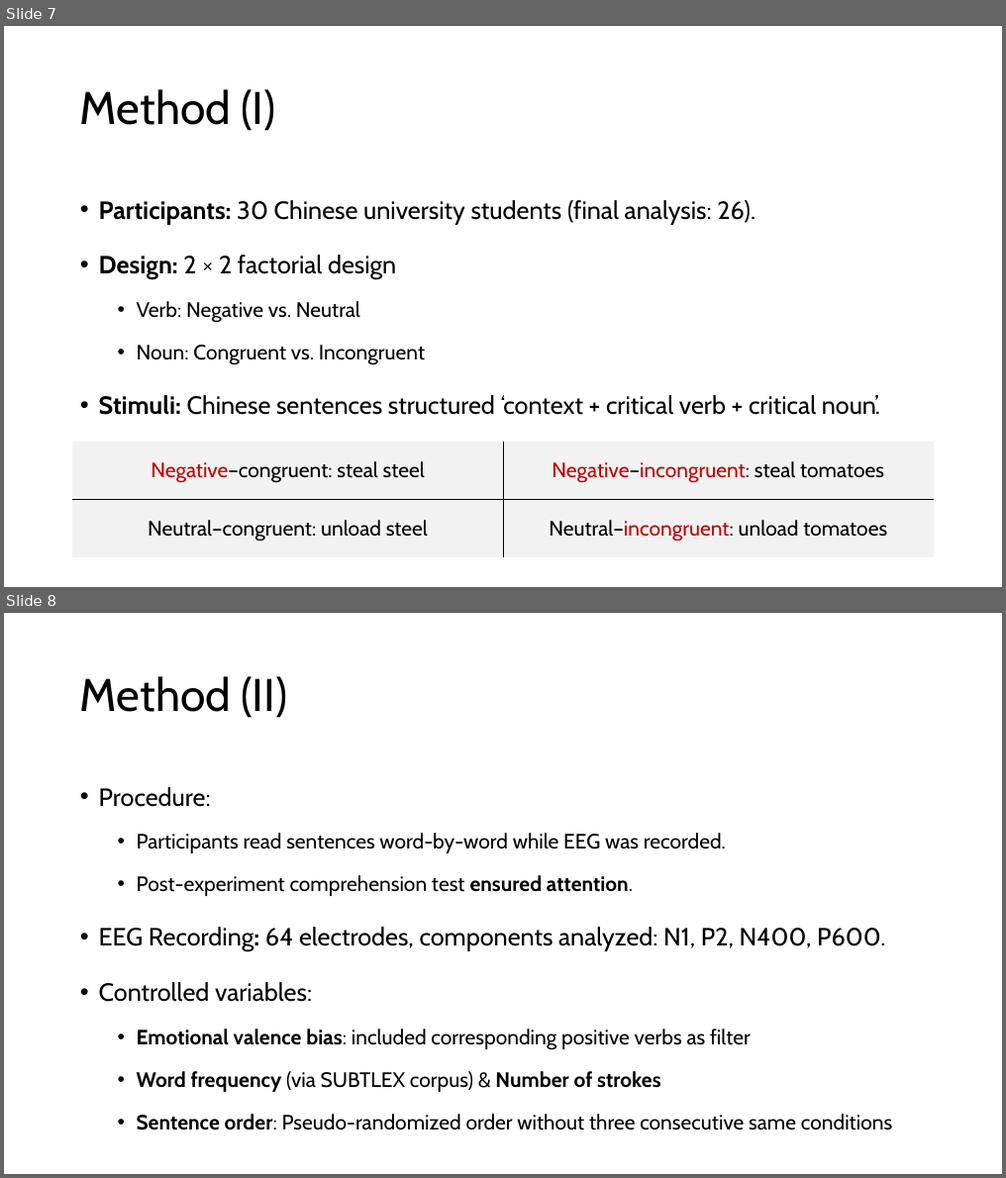
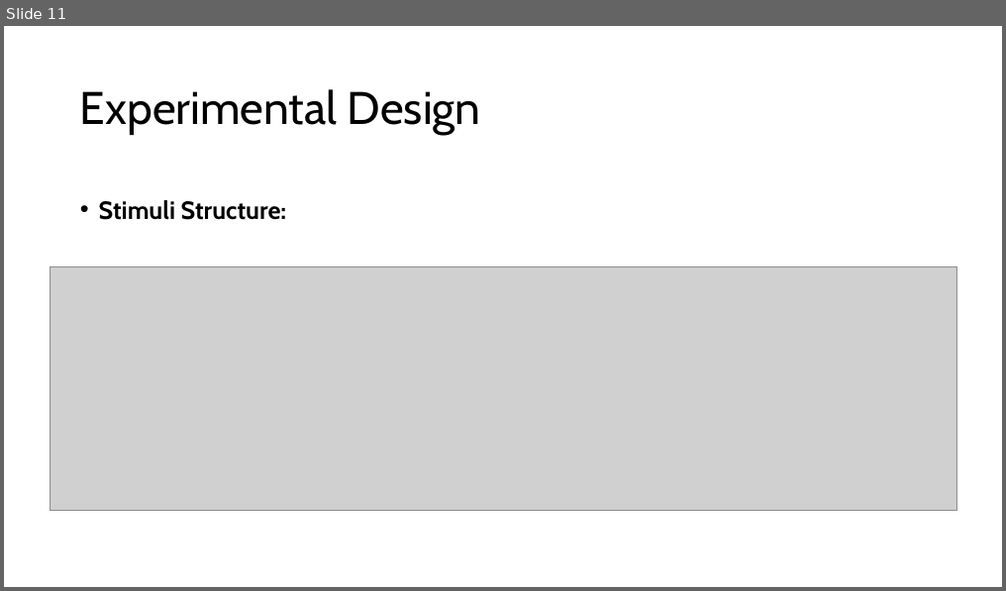
Before and after one commit to haba6030/Linguistics_Experiment, a slide deck: JinilKim_TermProject.pptx. Shown one above the other, each under a label of ours: slides 7 and 8 before the commit, slide 11 after it. The pictures are 1006x1178 and 1006x591 pixels, drawn with LibreOffice and Linux fonts; fonts in the diff are those of the drawing; grey boxes stand for pictures. Boxes give left, top, right and bottom in pixels: in the first picture for what was removed or moved away, otherwise in the second. Text is boxed around its words. In the diff, an @@ line names an element or a change of style, - is before the commit and + after.

Commit message:
Pilot analysis

```diff
--- a/JinilKim_TermProject.pptx
+++ b/JinilKim_TermProject.pptx
@@ slide 8 removed at (x1=4, y1=613, x2=1002, y2=1174), background #FFFFFF @@
@@ title removed at (x1=80, y1=676, x2=287, y2=718) @@
-Method (II)
@@ text removed at (x1=99, y1=787, x2=892, y2=1131) @@
-• Procedure:
-  • Participants read sentences word-by-word while EEG was recorded.
-  • Post-experiment comprehension test ensured attention.
-• EEG Recording: 64 electrodes, components analyzed: N1, P2, N400, P600.
-• Controlled variables:
-  • Emotional valence bias: included corresponding positive verbs as filter
-  • Word frequency (via SUBTLEX corpus) & Number of strokes
-  • Sentence order: Pseudo-randomized order without three consecutive same conditions
@@ what was slide 7 is now slide 11 @@
@@ slide 11 changed as well @@
@@ title at (x1=80, y1=89, x2=481, y2=135): text changed @@
-Method (I)
+Experimental Design
@@ text at (x1=99, y1=200, x2=287, y2=220): text changed; bold on @@
-• Participants: 30 Chinese university students (final analysis: 26).
-• Design: 2 × 2 factorial design
-  • Verb: Negative vs. Neutral
-  • Noun: Congruent vs. Incongruent
-• Stimuli: Chinese sentences structured ‘context + critical verb + critical noun’.
+• Stimuli Structure:
@@ picture added at (x1=50, y1=267, x2=957, y2=510) @@
@@ table removed at (x1=73, y1=442, x2=934, y2=558), 2 rows, 2 columns @@
-Negative–congruent: steal steel | Negative–incongruent: steal tomatoes
-Neutral–congruent: unload steel | Neutral–incongruent: unload tomatoes
```
Also in this commit, not shown: 3 other slides changed, 29 slides added, 9 other slides removed, 23 other files.
